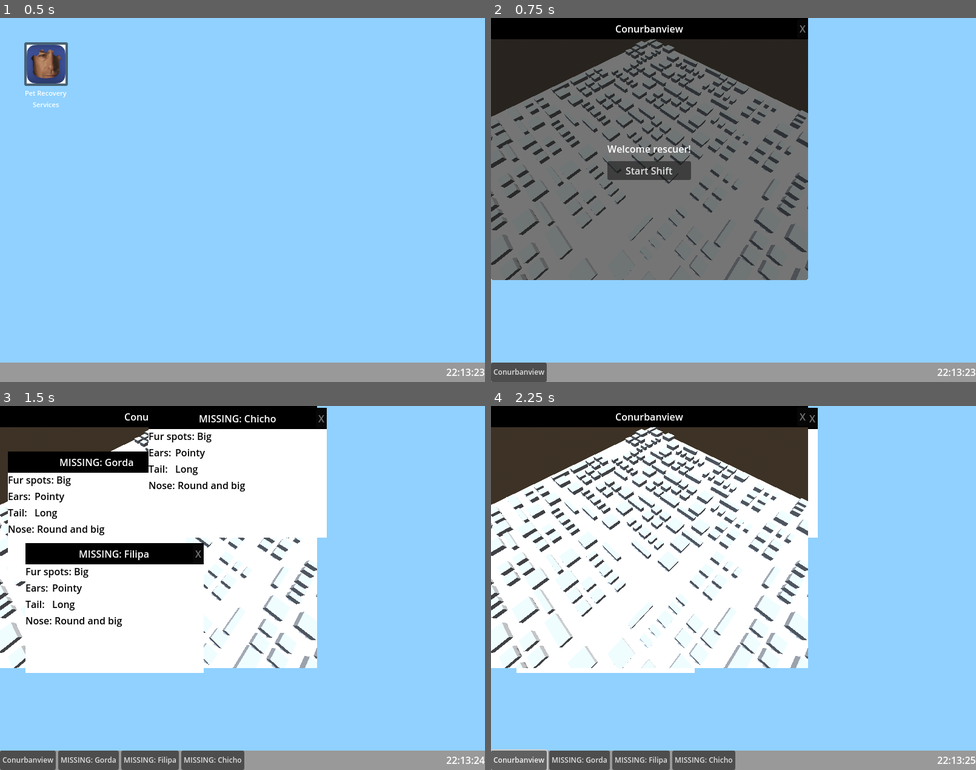
Above: before the commit, frames 1-4 (two rows, left to right).
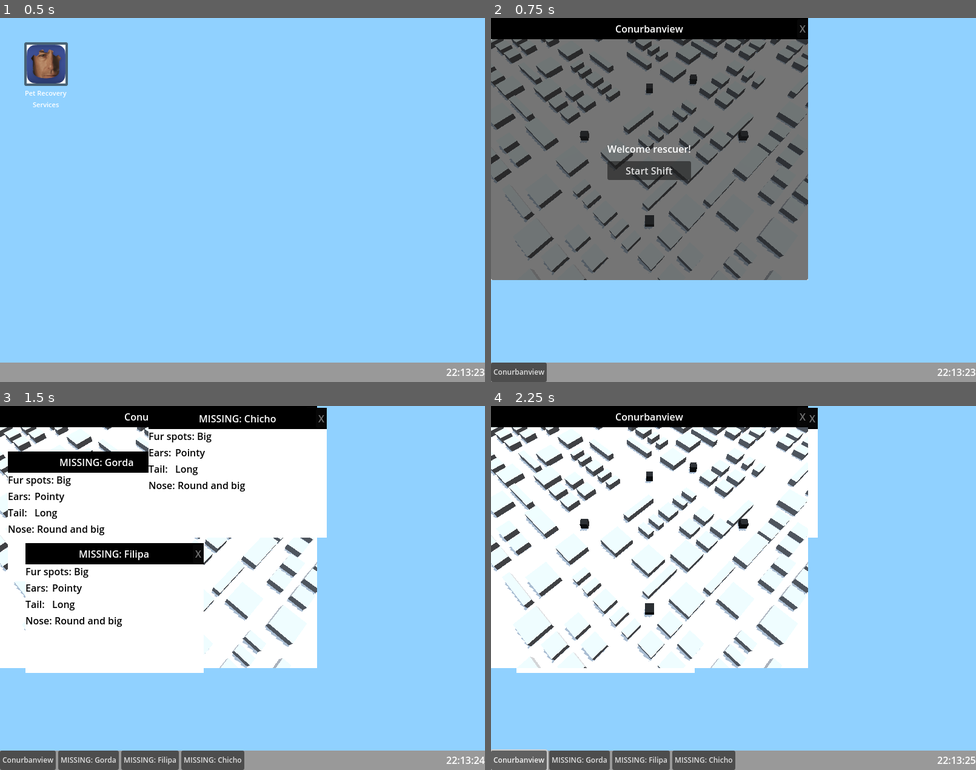
Above: after the commit, the same moments.

Repository: cc-dan/prs
Game: Godot game, scene res://scenes/desktop.tscn
Same seed, same stepped clock (60 frames per second), same inputs: the game is played once before the commit and once after it.
Inputs (mouse positions are in pixels of both pictures, inside the frame that each line leads up to):
- Up to frame 1 (0.5 s): no input
- Up to frame 2 (0.75 s): click (539, 65) at 0.5 s
- Up to frame 3 (1.5 s): click "Start Shift" at 1.25 s
- Up to frame 4 (2.25 s): click "Conurbanview" at 2 s

Frame 1 is identical in both runs. In frame 2, 14% of the frame differs, in the area x 0-66%, y 5-72%; in frame 3, 4.2%; in frame 4, 16%.

Commit message:
Agregado poder clickear perros

Diff:
--- a/scenes/camera.tscn
+++ b/scenes/camera.tscn
@@ -9,3 +9,4 @@
 
 [node name="Camera3D" type="Camera3D" parent="Base"]
 transform = Transform3D(1, 0, 0, 0, 1, 0, 0, 0, 1, 0, 0, 1.55194)
+fov = 50.0
--- a/scenes/world.tscn
+++ b/scenes/world.tscn
@@ -1,7 +1,9 @@
-[gd_scene load_steps=6 format=3 uid="uid://urskd6n21151"]
+[gd_scene load_steps=8 format=3 uid="uid://urskd6n21151"]
 
+[ext_resource type="Script" uid="uid://rgjhy1oqk6rg" path="res://scripts/world.gd" id="1_k0juu"]
 [ext_resource type="PackedScene" uid="uid://4kprksxhy6hn" path="res://scenes/map.tscn" id="1_rwgxs"]
 [ext_resource type="PackedScene" uid="uid://bccskpta0aovn" path="res://scenes/camera.tscn" id="2_4wyf3"]
+[ext_resource type="PackedScene" uid="uid://ckt5qopiaifds" path="res://scenes/pets/dog.tscn" id="3_4wyf3"]
 
 [sub_resource type="ProceduralSkyMaterial" id="ProceduralSkyMaterial_uwrxv"]
 sky_horizon_color = Color(0.662243, 0.671743, 0.686743, 1)
@@ -15,7 +17,8 @@
 sky = SubResource("Sky_yqjtg")
 tonemap_mode = 2
 
-[node name="Game" type="Node3D"]
+[node name="World" type="Node3D"]
+script = ExtResource("1_k0juu")
 
 [node name="DirectionalLight3D" type="DirectionalLight3D" parent="."]
 transform = Transform3D(-0.866024, -0.433016, 0.250001, 0, 0.499998, 0.866026, -0.500003, 0.749999, -0.43301, 0, 50, 0)
@@ -28,4 +31,29 @@
 transform = Transform3D(0.707107, 0, 0.707107, 0, 1, 0, -0.707107, 0, 0.707107, 0.576479, 0.41551, -0.680323)
 
 [node name="camera" parent="." instance=ExtResource("2_4wyf3")]
-transform = Transform3D(1, 0, 0, 0, 0.5, 0.866025, 0, -0.866025, 0.5, 0, 29, 0)
+transform = Transform3D(1, 0, 0, 0, 0.5, 0.866025, 0, -0.866025, 0.5, 0, 29, 20)
+
+[node name="Dog" parent="." instance=ExtResource("3_4wyf3")]
+transform = Transform3D(1, 0, 0, 0, 1, 0, 0, 0, 1, 0, 1, -9)
+collision_layer = 2
+collision_mask = 2
+
+[node name="Dog2" parent="." instance=ExtResource("3_4wyf3")]
+transform = Transform3D(1, 0, 0, 0, 1, 0, 0, 0, 1, 0, 1, 12)
+collision_layer = 2
+collision_mask = 2
+
+[node name="Dog3" parent="." instance=ExtResource("3_4wyf3")]
+transform = Transform3D(1, 0, 0, 0, 1, 0, 0, 0, 1, -9, 1, 0)
+collision_layer = 2
+collision_mask = 2
+
+[node name="Dog4" parent="." instance=ExtResource("3_4wyf3")]
+transform = Transform3D(1, 0, 0, 0, 1, 0, 0, 0, 1, 13, 1, 0)
+collision_layer = 2
+collision_mask = 2
+
+[node name="Dog5" parent="." instance=ExtResource("3_4wyf3")]
+transform = Transform3D(1, 0, 0, 0, 1, 0, 0, 0, 1, 7, 1, -11)
+collision_layer = 2
+collision_mask = 2
--- /dev/null
+++ b/scripts/world.gd
@@ -0,0 +1,25 @@
+extends Node3D
+@onready var camera: Node3D = $camera/Base/Camera3D
+
+signal dog_clicked
+
+func cast_ray(mask: int) -> Dictionary:
+	const RAY_LENGTH = 1000.0
+	var space_state = get_world_3d().direct_space_state
+	var from = camera.project_ray_origin(get_viewport().get_mouse_position())
+	var to = from + camera.project_ray_normal(get_viewport().get_mouse_position()) * RAY_LENGTH
+	#El tercer parametro es para setear la mascara de collision, y esta es un
+	#entero para poder cumplir con todas las combinaciones de la mascara de la 1 a la 20
+	# Si se quiere que solo este en la capa n, la mascara debe estar en 1 << (n - 1), por lo tanto
+	# 1 << 1 hace que solo este en la capa 2.
+	var query = PhysicsRayQueryParameters3D.create(from, to, 1 << mask - 1)
+	query.set_collide_with_areas(true)
+	var result = space_state.intersect_ray(query)
+	return result
+
+func _process(delta: float) -> void:
+	var result: Dictionary = cast_ray(2)
+	if Input.is_action_just_pressed("lclick"):
+		if result.size() > 0:
+			dog_clicked.emit()
+			print(result["collider"])
